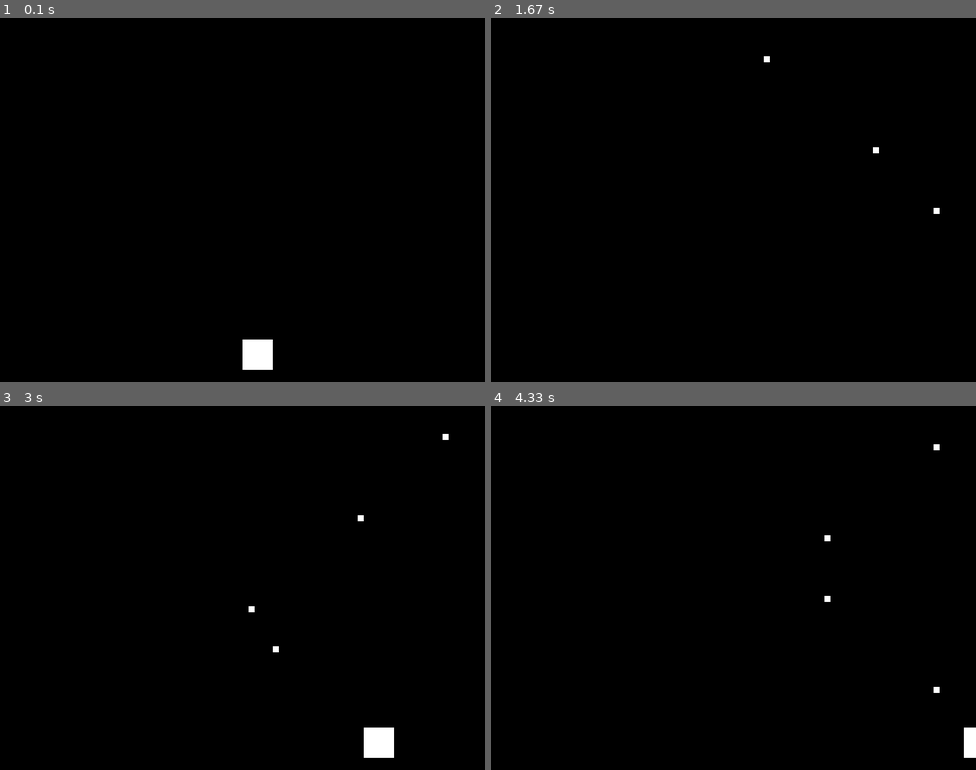
Above: before the commit, frames 1-4 (two rows, left to right).
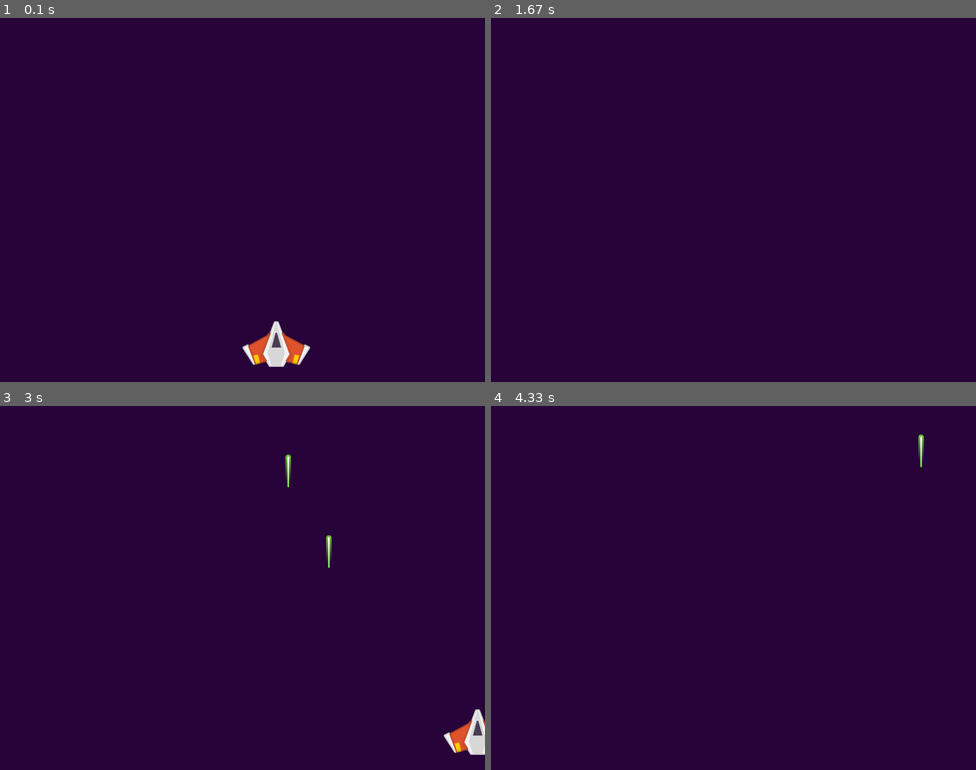
Above: after the commit, the same moments.

Repository: vasyasgors/PyGameTestTask
Game: pygame game, started from PyGameTestTask/Game/main.py
The game is run twice, just before and just after one commit, with the same random seed, the same clock (stepped at 60 frames per second) and the same inputs.
Inputs:
- Up to frame 1 (0.1 s): no input
- Up to frame 2 (1.67 s): tap Space at 0.33, 0.73, 1.03, 1.23, 1.53 s; hold Right 0.67-1.13 s; hold Right 1.17-1.63 s
- Up to frame 3 (3 s): hold Left 1.67-2.2 s; tap Space at 1.73, 2.03, 2.3, 2.6, 2.73 s; hold Left 2.23-2.63 s; hold Right from 2.67 s (still down)
- Up to frame 4 (4.33 s): tap Space at 3.03, 3.4, 3.7, 3.9, 4.2 s; release Right at 3.3 s; hold Left 3.33-3.8 s; hold Right 3.83-4.3 s

The runs differ from the first frame. In frame 1, 100% of the frame differs, in the area x 0-100%, y 0-100%; in frame 2, 100%; in frame 3, 100%; in frame 4, 100%.

Commit message:
добавил спрайты

Diff:
--- /dev/null
+++ b/PyGameTestTask/Game/Obstacle.py
@@ -0,0 +1,18 @@
+import pygame
+
+
+from SimpleEngine.GameObject import *
+from SimpleEngine.Input import *
+from SimpleEngine.Game import *
+
+class Obstacle(GameObject):
+
+     def __init__(self, color, x, y, w, h, movementSpeed):
+        super().__init__(color, x, y, w, h)
+        self.movementSpeed = movementSpeed
+
+     def update(self):
+        self.y += self.movementSpeed * Time.DeltaTime
+
+        if self.y > 800:
+            Game.Instance.RemoveGameObjectFromLoadedScene(self)
--- a/PyGameTestTask/Game/Player.py
+++ b/PyGameTestTask/Game/Player.py
@@ -9,16 +9,19 @@
 
 class Player(GameObject):
 
-     def __init__(self, color, x, y, w, h, movementSpeed):
-        super().__init__(color, x, y, w, h)
+     def __init__(self, fileName, movementSpeed):
+        super().__init__(fileName)
         self.movementSpeed = movementSpeed
 
      def update(self):
         if Input.isKeyPressed(KeyCode.LeftArrow):
-            self.x -= 10
+            self.rect.x -= self.movementSpeed * Time.DeltaTime
 
         if Input.isKeyPressed(KeyCode.RightArrow):
-            self.x += 10
+             self.rect.x += self.movementSpeed * Time.DeltaTime
 
         if Input.isKeyDown(KeyCode.Space):
-            Game.Instance.SpawnGameObject(Projectile((255, 255, 255), x = self.x, y = self.y, w = 10, h = 10, movementSpeed = 500));
+            projectile = Projectile("Assets/Sprites/Projectile.png", 1000)
+            projectile.rect.x = self.rect.x + self.rect.w / 2
+            projectile.rect.y = self.rect.y - 20
+            Game.Instance.AddGameObjectToLoadedScene(projectile);
--- a/PyGameTestTask/Game/Projectile.py
+++ b/PyGameTestTask/Game/Projectile.py
@@ -7,9 +7,9 @@
 
 class Projectile(GameObject):
 
-     def __init__(self, color, x, y, w, h, movementSpeed):
-        super().__init__(color, x, y, w, h)
+     def __init__(self, fileName, movementSpeed):
+        super().__init__(fileName)
         self.movementSpeed = movementSpeed
 
      def update(self):
-        self.y -= self.movementSpeed * Time.DeltaTime
+        self.rect.y -= self.movementSpeed * Time.DeltaTime
--- /dev/null
+++ b/PyGameTestTask/Game/Spawner.py
@@ -0,0 +1,11 @@
+import pygame
+
+
+from SimpleEngine.GameObject import *
+from SimpleEngine.Input import *
+from SimpleEngine.Game import *
+
+class Spawner(GameObject):
+
+     def update(self):
+         pass
--- a/PyGameTestTask/Game/main.py
+++ b/PyGameTestTask/Game/main.py
@@ -1,11 +1,12 @@
 from SimpleEngine.Game import *
 from Game.Player import *
 
+game = Game((39, 3, 58), 60)
+game.InitDisplay((800, 600), "TestTask")
 
-player = Player((255, 255, 255), x = 400, y = 530, w = 50, h = 50, movementSpeed = 10)
+player = Player("Assets/Sprites/Ship.png", 1000)
+player.rect.x = 400
+player.rect.y = 500
 
 scene = Scene([player]);
-
-game = Game((0, 0, 0), 60)
-game.InitDisplay((800, 600), "TestTask")
 game.Start(scene)
--- a/PyGameTestTask/SimpleEngine/Game.py
+++ b/PyGameTestTask/SimpleEngine/Game.py
@@ -50,9 +50,9 @@
 	def LoadScene(self, scene):
 		self.loadedScene = scene
 
-	def SpawnGameObject(self, object):
+	def AddGameObjectToLoadedScene(self, object):
 		if self.loadedScene != None:
 			self.loadedScene.objects.append(object);
 
-	def DestroyGameObject(self, object):
+	def RemoveGameObjectFromLoadedScene(self, object):
 		self.loadedScene.objects.remove(object);
--- a/PyGameTestTask/SimpleEngine/GameObject.py
+++ b/PyGameTestTask/SimpleEngine/GameObject.py
@@ -1,17 +1,16 @@
 import pygame
 
-class GameObject:
+class GameObject(pygame.sprite.Sprite):
 
-    def __init__(self, color, x, y, w, h):
-        self.color = color
-        self.x = x
-        self.y = y
-        self.w = w
-        self.h = h
+    def __init__(self, fileName):
+        pygame.sprite.Sprite.__init__(self)
+        self.image = pygame.image.load(fileName).convert_alpha()
+        self.rect = self.image.get_rect(center=(0, 0))
 
     def update(self):
        pass
 
     def render(self, display):
-        pygame.draw.rect(display, self.color, (self.x, self.y, self.w, self.h))
-        pass
+       #pygame.draw.rect(display, self.color, (self.x, self.y, self.w, self.h))
+       display.blit(self.image, self.rect)
+       pass
Binary file added: PyGameTestTask/Assets/Fonts/Space Comics.ttf
Binary file added: PyGameTestTask/Assets/Fonts/Space.TTF
Binary file added: PyGameTestTask/Assets/Sprites/Asteroid.png
Binary file added: PyGameTestTask/Assets/Sprites/Projectile.png
Binary file added: PyGameTestTask/Assets/Sprites/Ship.png
Binary file added: PyGameTestTask/Assets/Sprites/Star_1.png
Binary file added: PyGameTestTask/Assets/Sprites/Star_2.png
Not shown, added: PyGameTestTask/Assets/Sound/explosion_asteroid.wav
Not shown, added: PyGameTestTask/Assets/Sound/explosion_player.wav
Not shown, added: PyGameTestTask/Assets/Sound/get_pikup.wav
Not shown, added: PyGameTestTask/Assets/Sound/music.wav
Not shown, added: PyGameTestTask/Assets/Sound/weapon_player.wav
(and 2 more such lines)
